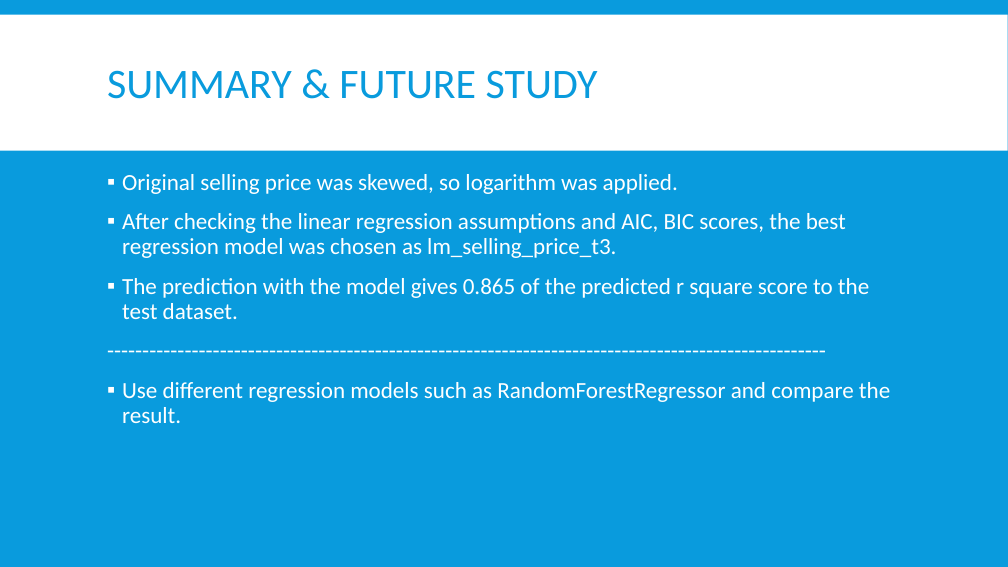
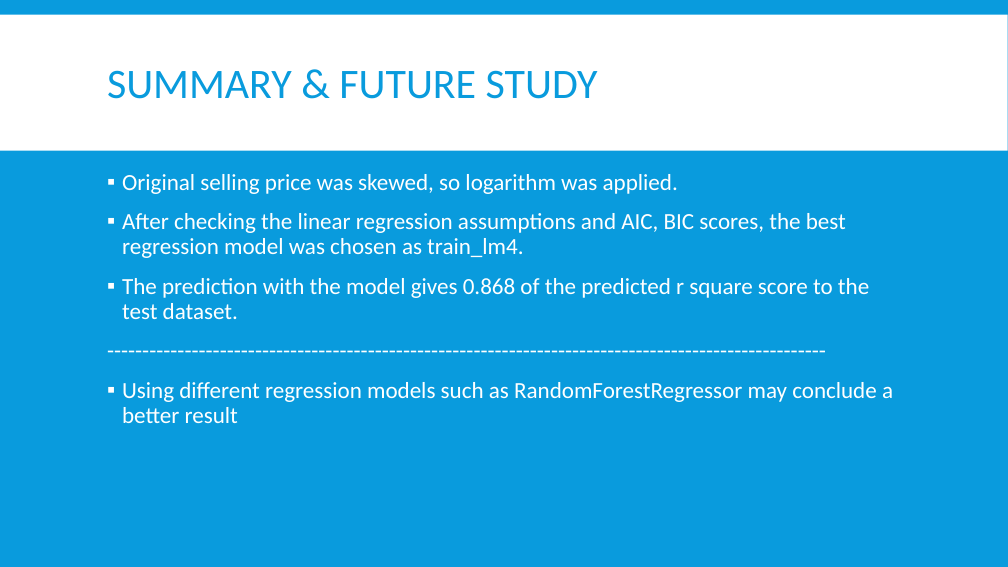
Before and after one commit to Jungujungu/NYCDSAproject2, a slide deck: slide 14 of R Project.pptx (slide 15 before the commit). Drawn at 1008x567 pixels with LibreOffice and Linux fonts; fonts in the diff are those of the drawing. Boxes give left, top, right and bottom in pixels: in the first picture for what was removed or moved away, otherwise in the second. Text is boxed around its words. In the diff, an @@ line names an element or a change of style, - is before the commit and + after.

```diff
--- a/R Project.pptx
+++ b/R Project.pptx
@@ text at [122,213,869,319]: text changed @@
-▪ After checking the linear regression assumptions and AIC, BIC scores, the best regression model was chosen as lm_selling_price_t3.
-▪ The prediction with the model gives 0.865 of the predicted r square score to the test dataset.
+▪ After checking the linear regression assumptions and AIC, BIC scores, the best regression model was chosen as train_lm4.
+▪ The prediction with the model gives 0.868 of the predicted r square score to the test dataset.
@@ text at [122,382,893,423]: text changed @@
-▪ Use different regression models such as RandomForestRegressor and compare the result.
+▪ Using different regression models such as RandomForestRegressor may conclude a better result
```
Also in this commit, not shown: 8 other slides changed, 1 slide added, 2 slides removed, 5 other files.
